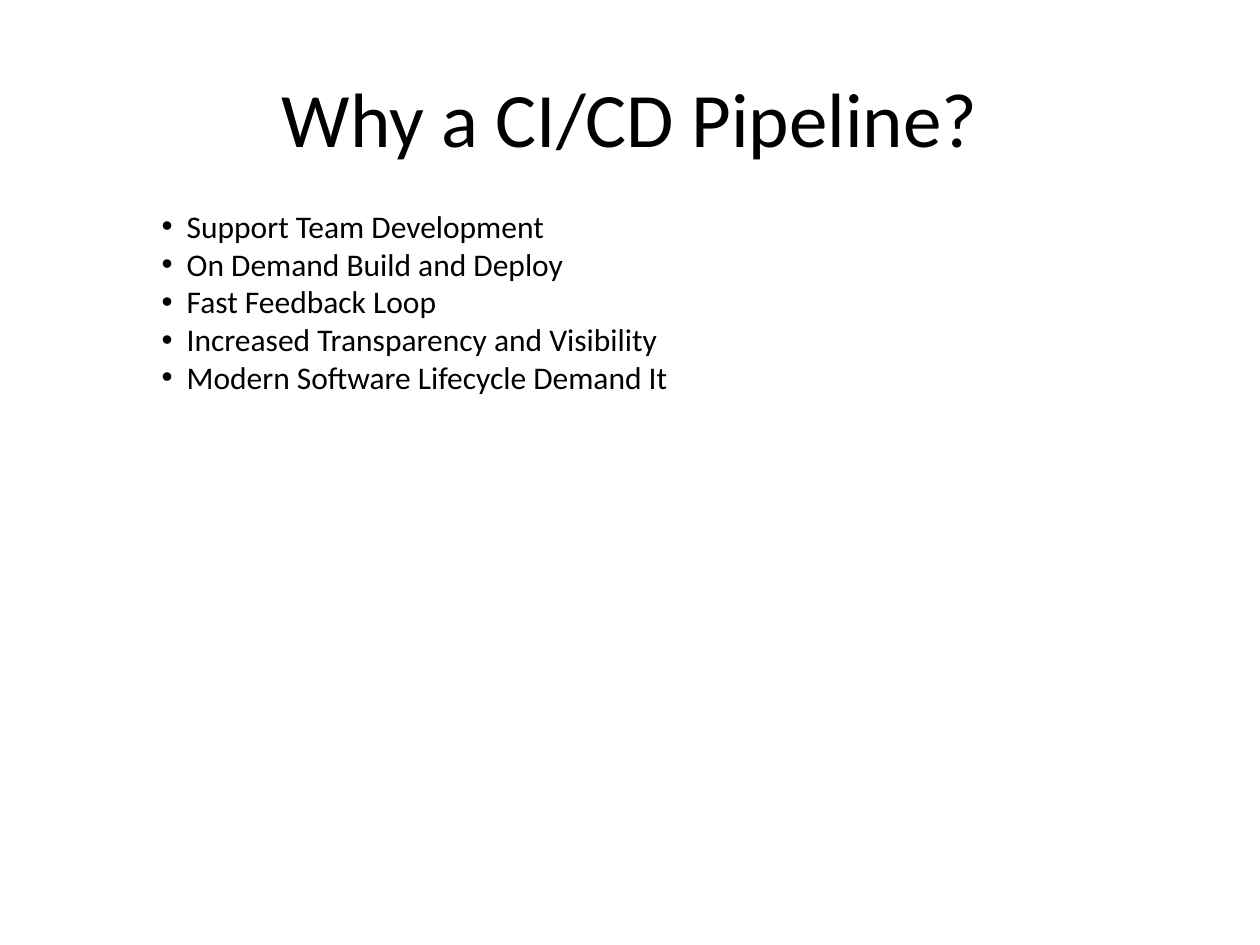
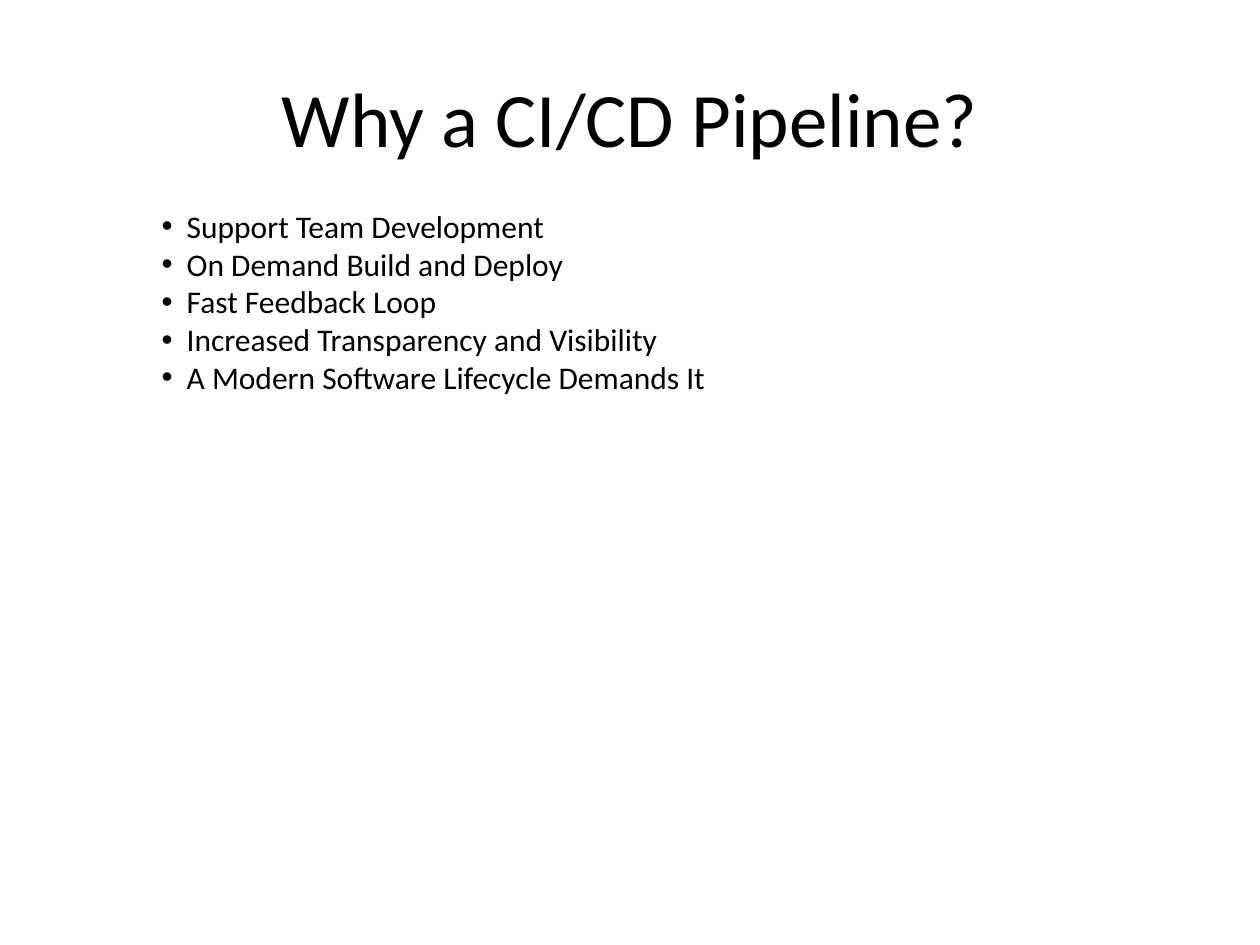
Before and after one commit to kskalvar/aws-eks-pipeline-quickstart, a slide deck: slide 4 of slides/AWS-Public-Summit-EKS-Pipeline-QuickStart.pptx. Drawn at 1260x945 pixels with LibreOffice and Linux fonts; fonts in the diff are those of the drawing; background and template pictures are left out. Boxes give left, top, right and bottom in pixels: in the first picture for what was removed or moved away, otherwise in the second. Text is boxed around its words. In the diff, an @@ line names an element or a change of style, - is before the commit and + after.

```diff
--- a/slides/AWS-Public-Summit-EKS-Pipeline-QuickStart.pptx
+++ b/slides/AWS-Public-Summit-EKS-Pipeline-QuickStart.pptx
@@ text at [187,367,704,394]: text changed @@
-• Modern Software Lifecycle Demand It
+• A Modern Software Lifecycle Demands It
```
Also in this commit, not shown: 6 other slides changed.
